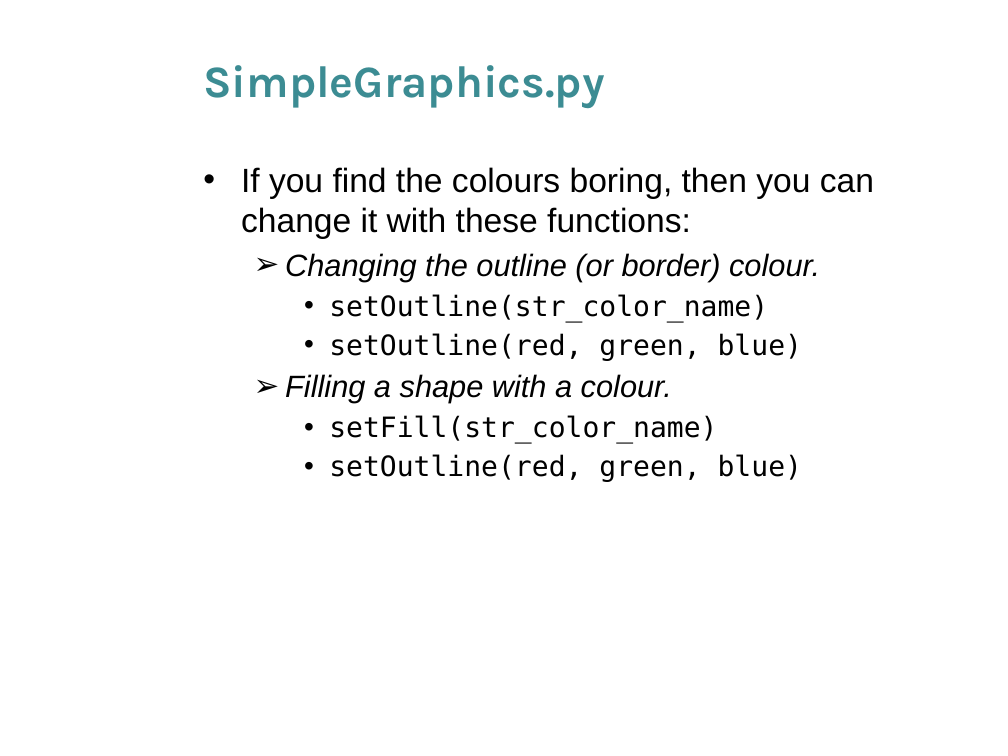
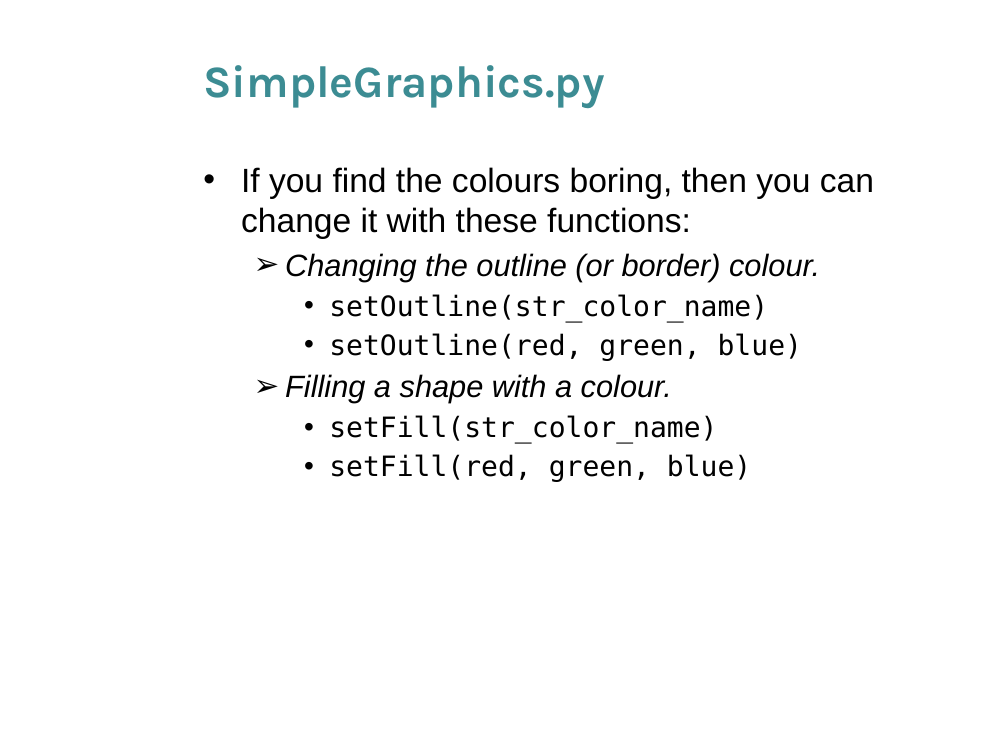
Before and after one commit to husathap/husathap.github.io, a slide deck: slide 14 of teaching/f15_cpsc217/Week_2_1.pptx. Drawn at 1008x756 pixels with LibreOffice and Linux fonts; fonts in the diff are those of the drawing; background and template pictures are left out. Boxes give left, top, right and bottom in pixels: in the first picture for what was removed or moved away, otherwise in the second. Text is boxed around its words. In the diff, an @@ line names an element or a change of style, - is before the commit and + after.

```diff
--- a/teaching/f15_cpsc217/Week_2_1.pptx
+++ b/teaching/f15_cpsc217/Week_2_1.pptx
@@ text at [329,454,751,482]: text changed @@
-    • setOutline(red, green, blue)
+    • setFill(red, green, blue)
```
Also in this commit, not shown: 3 other slides changed.
